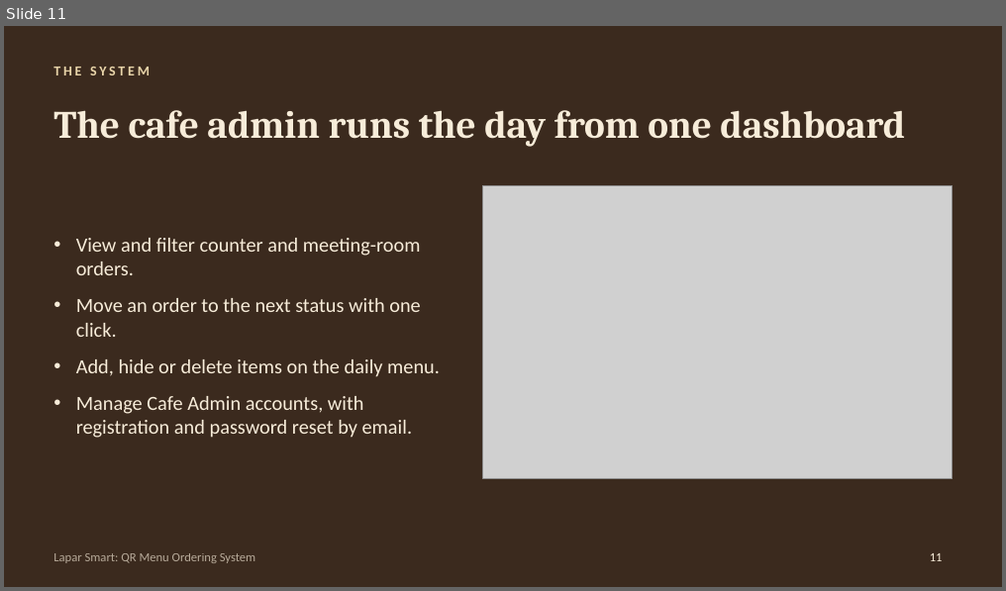
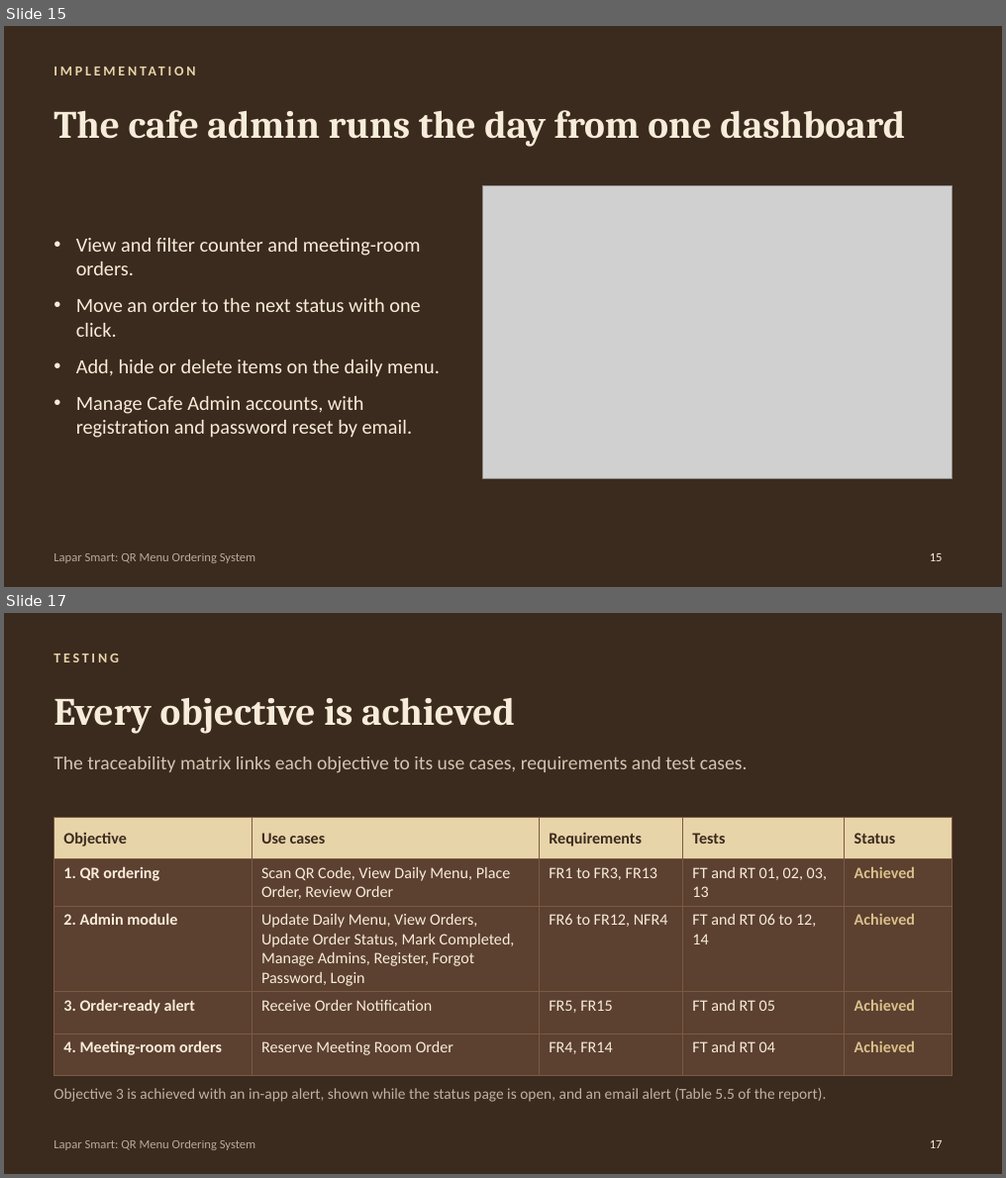
Before and after one commit to ras22hid/lapar-smart, a slide deck: app/static/presentation/LaparSmart_Presentation.pptx. Shown one above the other, each under a label of ours: slide 11 before the commit, slides 15 and 17 after it; the slides between them are not shown. The pictures are 1006x591 and 1006x1178 pixels, drawn with LibreOffice and Linux fonts; fonts in the diff are those of the drawing; grey boxes stand for pictures. Boxes give left, top, right and bottom in pixels: in the first picture for what was removed or moved away, otherwise in the second. Text is boxed around its words. In the diff, an @@ line names an element or a change of style, - is before the commit and + after.

```diff
--- a/app/static/presentation/LaparSmart_Presentation.pptx
+++ b/app/static/presentation/LaparSmart_Presentation.pptx
@@ slide 17 added at (4,613,1002,1174), background #3B2A1E; not listed: 1 template element that a slide beside it also shows @@
@@ text added at (54,654,119,663), 10 pt, text #E8D4A9, bold @@
+TESTING
@@ title added at (54,697,515,734), 28 pt, text #F7ECD9, bold @@
+Every objective is achieved
@@ text added at (54,757,747,773), 14 pt, text #F7ECD9 at 80% opacity @@
+The traceability matrix links each objective to its use cases, requirements and test cases.
@@ table added at (54,818,952,1059), 5 rows, 5 columns @@
+Objective | Use cases | Requirements | Tests | Status
+1. QR ordering | Scan QR Code, View Daily Menu, Place Order, Review Order | FR1 to FR3, FR13 | FT and RT 01, 02, 03, 13 | Achieved
+2. Admin module | Update Daily Menu, View Orders, Update Order Status, Mark Completed, Manage Admins, Register, Forgot Password, Login | FR6 to FR12, NFR4 | FT and RT 06 to 12, 14 | Achieved
+3. Order-ready alert | Receive Order Notification | FR5, FR15 | FT and RT 05 | Achieved
+4. Meeting-room orders | Reserve Meeting Room Order | FR4, FR14 | FT and RT 04 | Achieved
@@ text added at (54,1088,826,1102), 11 pt, text #F7ECD9 at 70% opacity @@
+Objective 3 is achieved with an in-app alert, shown while the status page is open, and an email alert (Table 5.5 of the report).
@@ page number added at (930,1141,943,1149), 9 pt, text #F7ECD9 @@
+17
@@ what was slide 11 is now slide 15 @@
@@ slide 15 changed as well @@
@@ text at (54,67,150,76): text changed @@
-THE SYSTEM
+IMPLEMENTATION
```
Also in this commit, not shown: 11 other slides changed, 7 other slides added, 5 slides removed, 4 other files.
